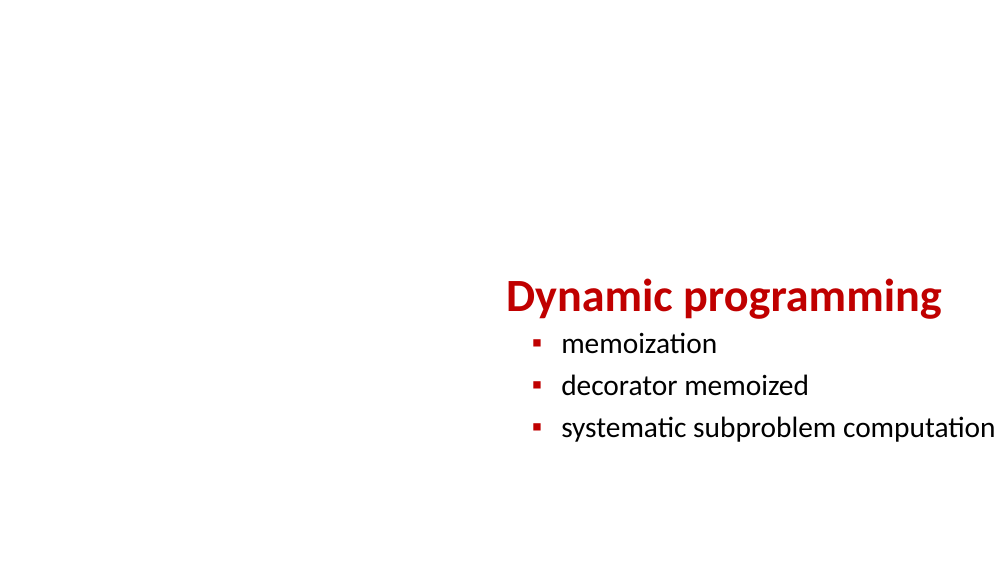
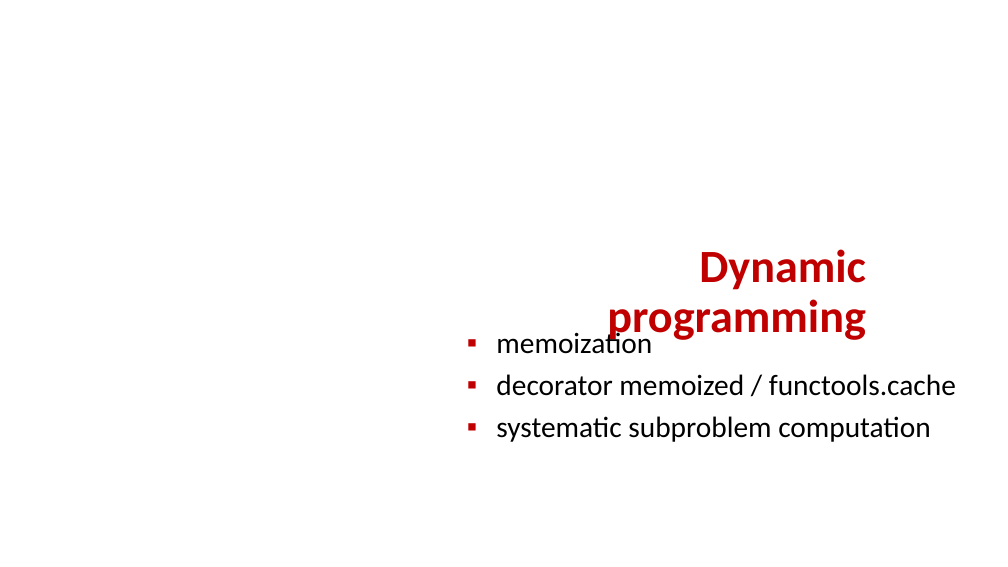
Before and after one commit to gsbrodal/gsbrodal.github.io, a slide deck: slide 1 of ipsa/slides/dynamic_programming.pptx. Drawn at 1008x567 pixels with LibreOffice and Linux fonts; fonts in the diff are those of the drawing. Boxes give left, top, right and bottom in pixels: in the first picture for what was removed or moved away, otherwise in the second. Text is boxed around its words. In the diff, an @@ line names an element or a change of style, - is before the commit and + after.

Commit message:
dynamic programming

```diff
--- a/ipsa/slides/dynamic_programming.pptx
+++ b/ipsa/slides/dynamic_programming.pptx
@@ title "Dynamic programming" rewrapped from bbox=[506, 278, 942, 319] to bbox=[607, 249, 866, 343] @@
@@ text "memoization": place and size @@
-text "memoization" at bbox=[561, 332, 995, 442]
+text "memoization" at bbox=[496, 328, 956, 442]
@@ text at bbox=[496, 374, 956, 396]: text changed @@
-▪ decorator memoized
+▪ decorator memoized / functools.cache
```
Also in this commit, not shown: 3 other slides changed, 5 other files.
